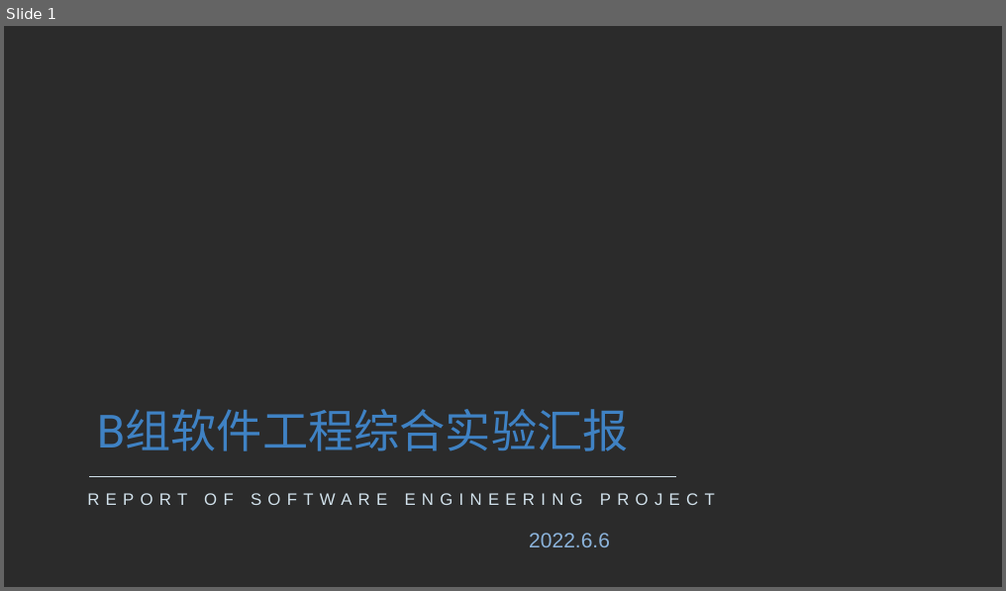
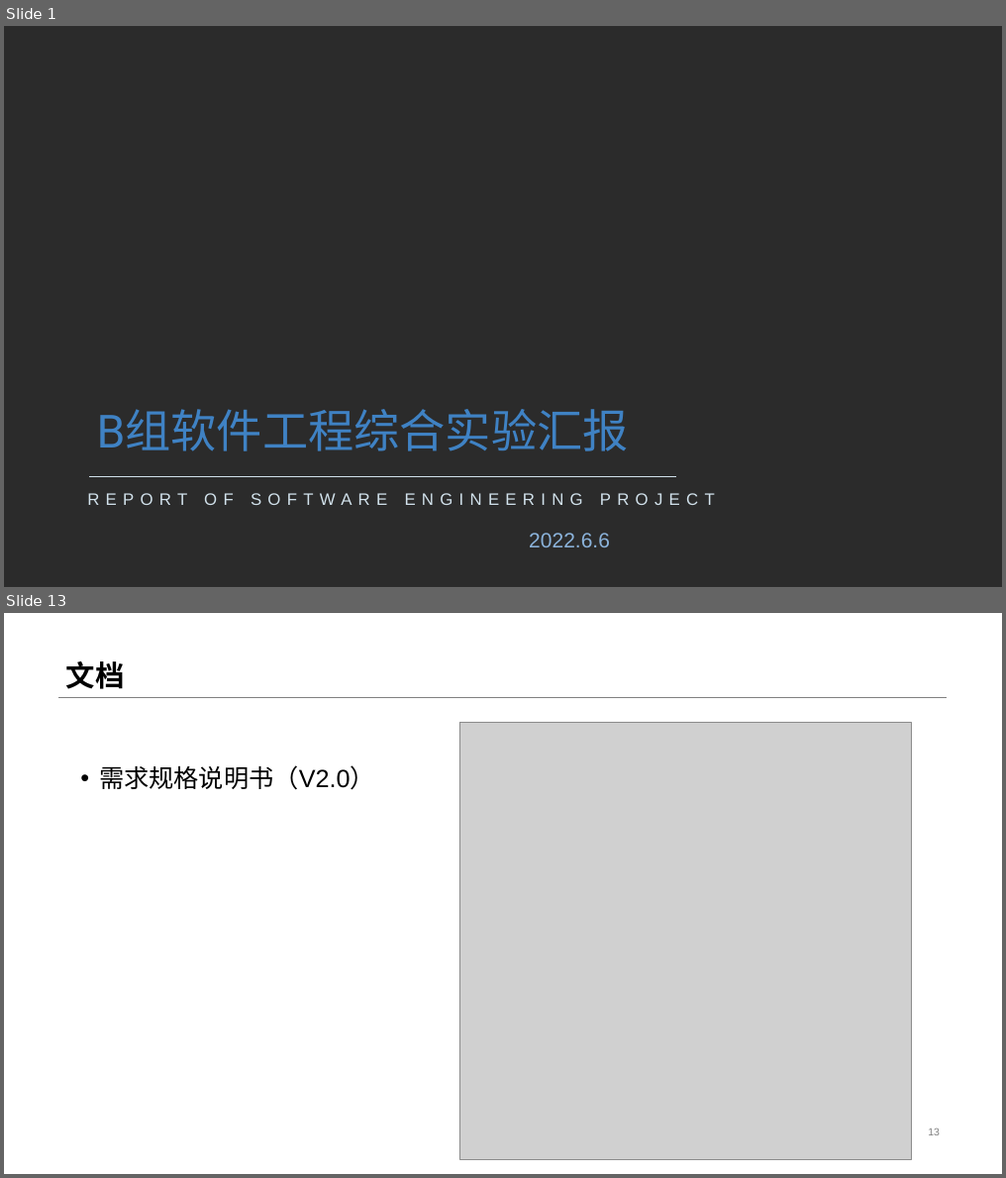
Before and after one commit to NJU610/NJUTesting, a slide deck: 文档/汇报ppt/6.6汇报.pptx. Shown one above the other, each under a label of ours: slide 1 before the commit, slides 1 and 13 after it; the slides between them are not shown. The pictures are 1006x591 and 1006x1178 pixels, drawn with LibreOffice and Linux fonts; fonts in the diff are those of the drawing; grey boxes stand for pictures; background and template pictures are left out; a plain dark background stands for a picture behind light text. Boxes give left, top, right and bottom in pixels: in the first picture for what was removed or moved away, otherwise in the second. Text is boxed around its words. In the diff, an @@ line names an element or a change of style, - is before the commit and + after.

```diff
--- a/文档/汇报ppt/6.6汇报.pptx
+++ b/文档/汇报ppt/6.6汇报.pptx
@@ slide 13 added at bbox=[4, 613, 1002, 1174], background #FFFFFF @@
@@ title added at bbox=[66, 662, 125, 689], 28 pt, text #000000, bold @@
+文档
@@ line added from (58, 697) to (947, 697), #808080 0.25 pt @@
@@ picture added at bbox=[460, 722, 912, 1159] @@
@@ text added at bbox=[99, 765, 375, 790], 24 pt, text #000000 @@
+• 需求规格说明书（V2.0）
@@ page number added at bbox=[928, 1129, 940, 1136], 10 pt, text #808080 @@
+13
```
Also in this commit, not shown: 9 slides changed, 6 other slides added, 7 slides removed.
